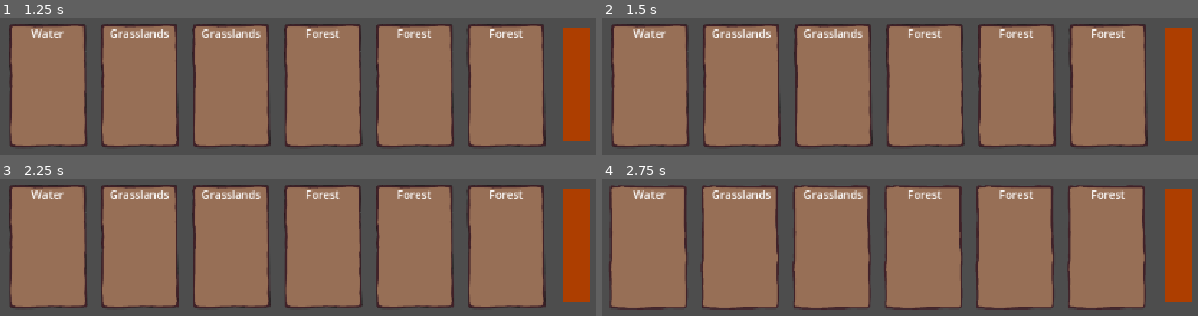
Above: before the commit, frames 1-4 (two rows, left to right).
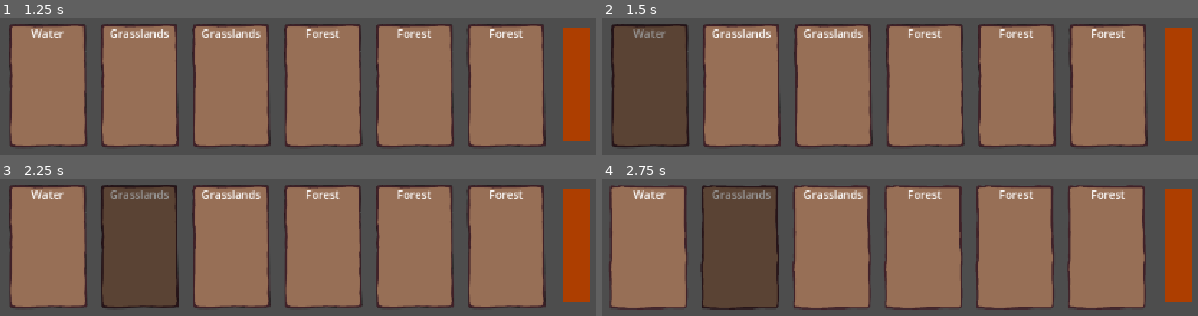
Above: after the commit, the same moments.

Repository: Group05Games/GMTK-Game-Jam-2025
Game: Godot game, scene res://Scenes/UI/CardInventory.tscn
Same seed, same stepped clock (60 frames per second), same inputs: the game is played once before the commit and once after it. This scene is started directly instead of the project's main scene.
Inputs (mouse positions are in pixels of both pictures, inside the frame that each line leads up to):
- Up to frame 1 (1.25 s): click (578, 83) at 0.5 s
- Up to frame 2 (1.5 s): tap Enter at 1.25 s; drag from (649, 86) to (outside the picture) at 1.27 s
- Up to frame 3 (2.25 s): tap Space at 2 s; drag from (137, 247) to (166, 189) at 2.02 s
- Up to frame 4 (2.75 s): no input

Frame 1 is identical in both runs. In frame 2, 11% of the frame differs, in the area x 1-15%, y 5-95%; in frame 3, 11%; in frame 4, 11%, in the area x 16-30%, y 5-96%.

Commit message:
Reorder to half fix overlapping buttons issue.

Diff:
--- a/new-game-project/Scenes/UI/CardInventory.tscn
+++ b/new-game-project/Scenes/UI/CardInventory.tscn
@@ -16,6 +16,18 @@
 grow_horizontal = 2
 grow_vertical = 0
 script = ExtResource("1_sb24l")
+metadata/_edit_use_anchors_ = true
+
+[node name="HoldOpenMenuHover" type="Button" parent="."]
+self_modulate = Color(1, 1, 1, 0)
+layout_mode = 1
+anchors_preset = -1
+anchor_left = 0.0008881
+anchor_top = -0.0416666
+anchor_right = 0.994672
+anchor_bottom = 0.994789
+mouse_filter = 1
+disabled = true
 metadata/_edit_use_anchors_ = true
 
 [node name="MenuPanel" type="Control" parent="."]
@@ -46,18 +58,6 @@
 theme = SubResource("Theme_xtco3")
 metadata/_edit_use_anchors_ = true
 
-[node name="HoldOpenMenuHover" type="Button" parent="."]
-self_modulate = Color(1, 1, 1, 0)
-layout_mode = 1
-anchors_preset = -1
-anchor_left = 0.0008881
-anchor_top = -0.0416666
-anchor_right = 0.994672
-anchor_bottom = 0.994789
-mouse_filter = 1
-disabled = true
-metadata/_edit_use_anchors_ = true
-
 [node name="OpenMenuHover" type="Button" parent="."]
 self_modulate = Color(1, 1, 1, 0)
 layout_mode = 1
--- a/new-game-project/Scenes/UI/card_inventory.gd
+++ b/new-game-project/Scenes/UI/card_inventory.gd
@@ -23,7 +23,6 @@
 	for i in range(10):
 		cardsInventory[str(i)] = 0
 
-	self.mouse_entered.connect(input_passforward)
 	open_menu_hover.mouse_entered.connect(on_open_mouse_entered)
 	hold_open_menu_hover.mouse_exited.connect(on_hold_open_mouse_exited)
 
@@ -40,11 +39,6 @@
 	add_card("1", 1)
 	add_card("3", 1)
 	add_card("1", 1)
-
-func input_passforward(event: InputEvent):
-	print("GOT EVENT")
-	container._on_parent_click(event)
-	deselect_card_button._on_parent_click(event)
 
 # Add or remove cards to the inventory
 func add_card(type: String, amount: int) -> void:
